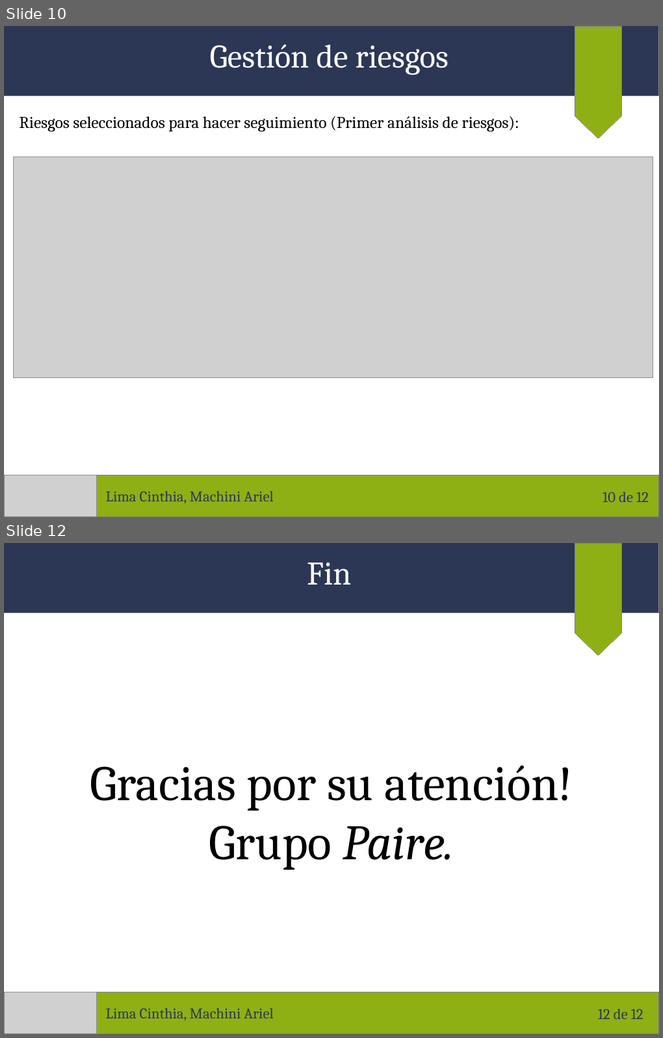
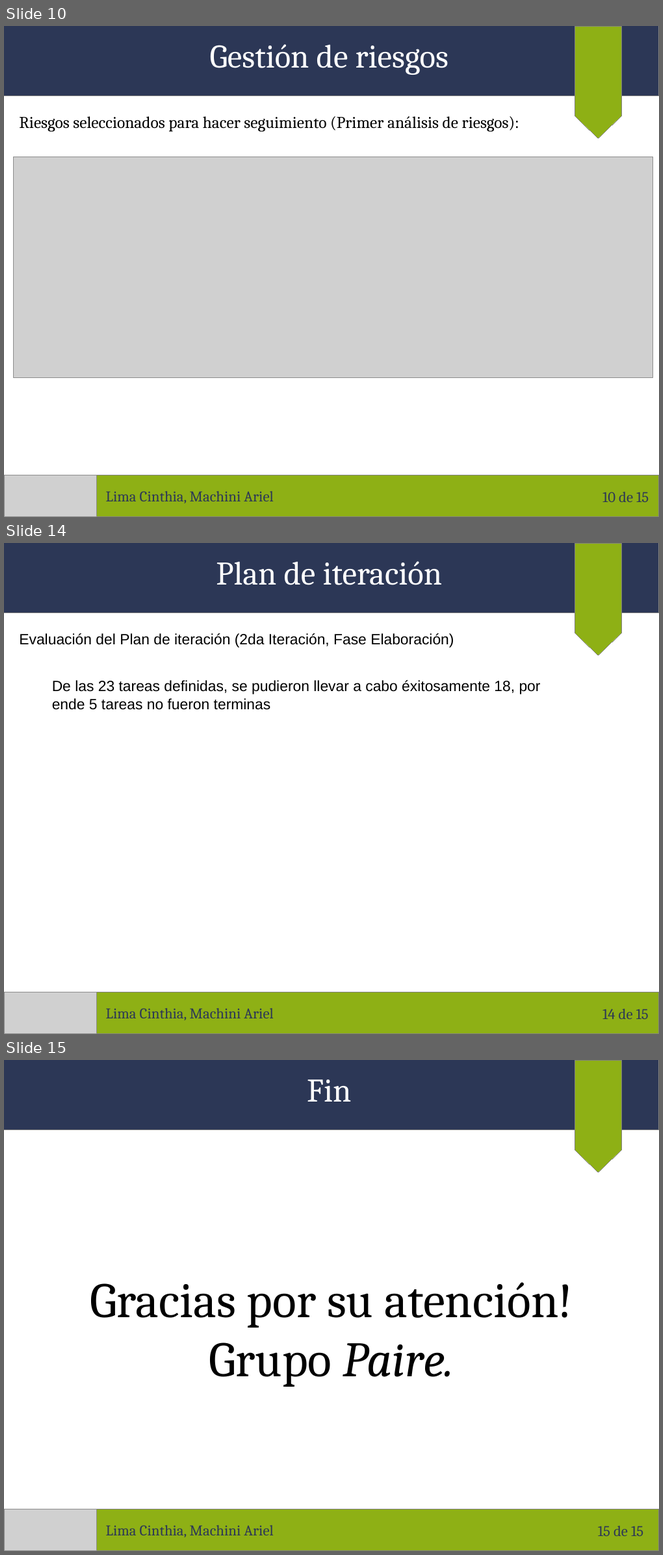
Before and after one commit to arielmachini/Caciar, a slide deck: Presentaciones/Presentación 14-11-2017.odp. Shown one above the other, each under a label of ours: slides 10 and 12 before the commit, slides 10, 14 and 15 after it; the slides between them are not shown. The pictures are 663x1038 and 663x1555 pixels, drawn with LibreOffice and Linux fonts; fonts in the diff are those of the drawing; grey boxes stand for pictures. Boxes give left, top, right and bottom in pixels: in the first picture for what was removed or moved away, otherwise in the second. Text is boxed around its words. In the diff, an @@ line names an element or a change of style, - is before the commit and + after.

```diff
--- a/Presentaciones/Presentación 14-11-2017.odp
+++ b/Presentaciones/Presentación 14-11-2017.odp
@@ slide 14 added at [4,543,659,1034], background #FFFFFF @@
@@ rectangle added at [4,543,659,613], fill #2C3756, outline #808080 0 pt @@
@@ text added at [216,561,443,585], 40 pt, text #FFFFFF @@
+Plan de iteración
@@ flow chart offpage connector added at [575,543,622,655], fill #8EB015, outline #808080 0 pt @@
@@ text added at [19,633,454,648], 18 pt, text #000000 @@
+Evaluación del Plan de iteración (2da Iteración, Fase Elaboración)
@@ text added at [52,680,541,710], 18 pt, text #000000 @@
+De las 23 tareas definidas, se pudieron llevar a cabo éxitosamente 18, por ende 5 tareas no fueron terminas
@@ rectangle added at [4,993,659,1034], fill #8EB015, outline #808080 0 pt @@
@@ picture added at [4,993,97,1034] @@
@@ text added at [106,1008,273,1021], 18 pt, text #2C3756 @@
+Lima Cinthia, Machini Ariel
@@ page number added at [603,1009,649,1019], 18 pt, text #2C3756 @@
+14 de 15
@@ page number at [603,492,649,502]: text changed @@
-10 de 12
+10 de 15
@@ what was slide 12 is now slide 15 @@
@@ page number at [598,1526,644,1536]: text changed @@
-12 de 12
+15 de 15
```
Also in this commit, not shown: 3 slides changed, 2 other slides added.
